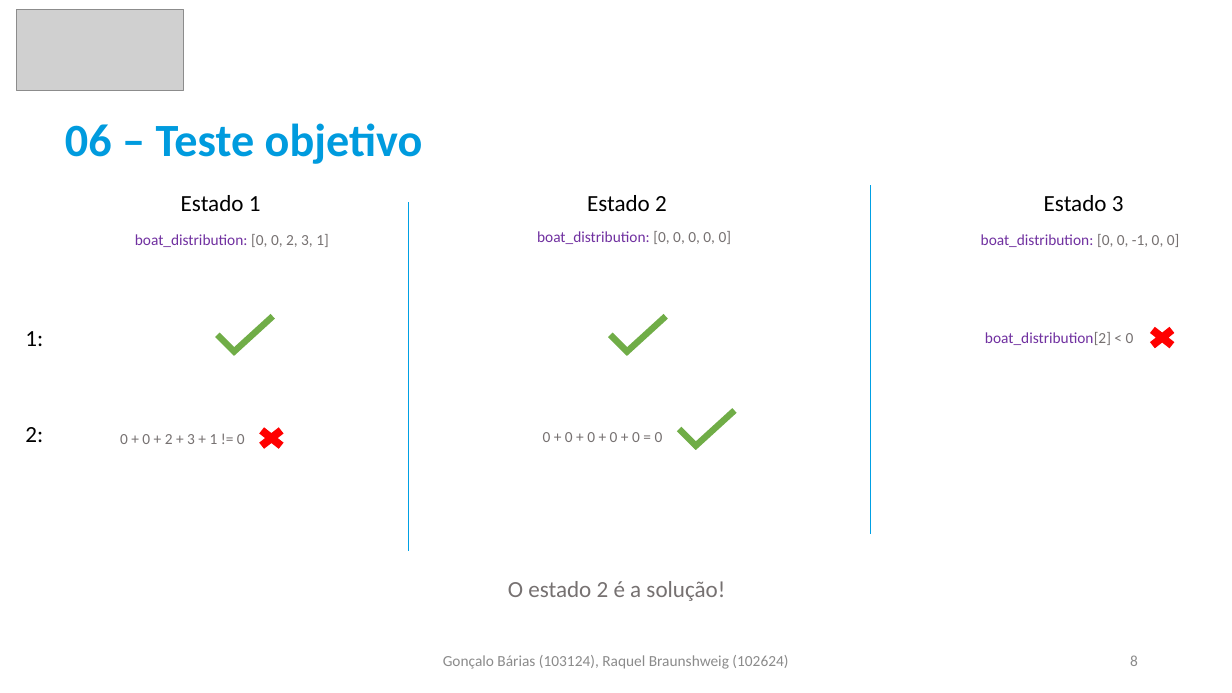
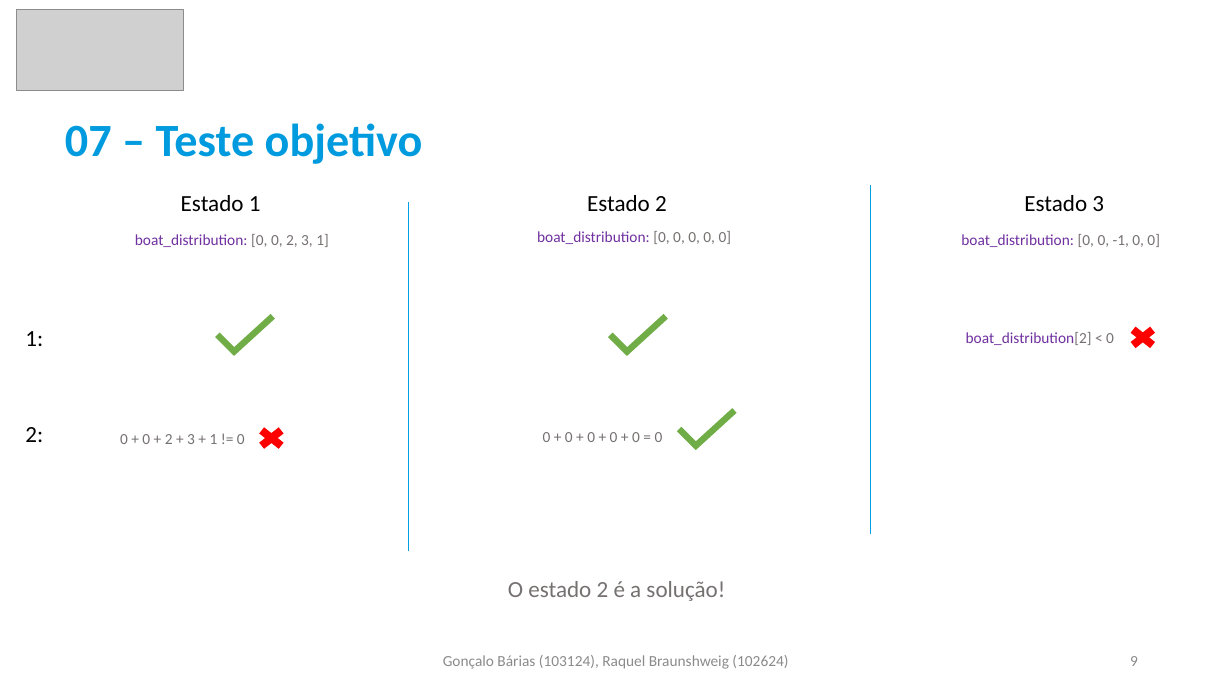
Before and after one commit to goncalobarias/Bimaru-IA, a slide deck: slide 9 of report/report.pptx (slide 8 before the commit). Drawn at 1232x693 pixels with LibreOffice and Linux fonts; fonts in the diff are those of the drawing; grey boxes stand for pictures. Boxes give left, top, right and bottom in pixels: in the first picture for what was removed or moved away, otherwise in the second. Text is boxed around its words. In the diff, an @@ line names an element or a change of style, - is before the commit and + after.

```diff
--- a/report/report.pptx
+++ b/report/report.pptx
@@ text at (x1=65, y1=123, x2=423, y2=164): text changed @@
-06 – Teste objetivo
+07 – Teste objetivo
@@ 3 texts, 1 cross moved together from (x1=981, y1=195, x2=1180, y2=351) to (x1=961, y1=195, x2=1161, y2=351) @@
@@ page number at (x1=1130, y1=656, x2=1138, y2=666): text changed @@
-8
+9
```
Also in this commit, not shown: 5 other slides changed, 1 slide added.
